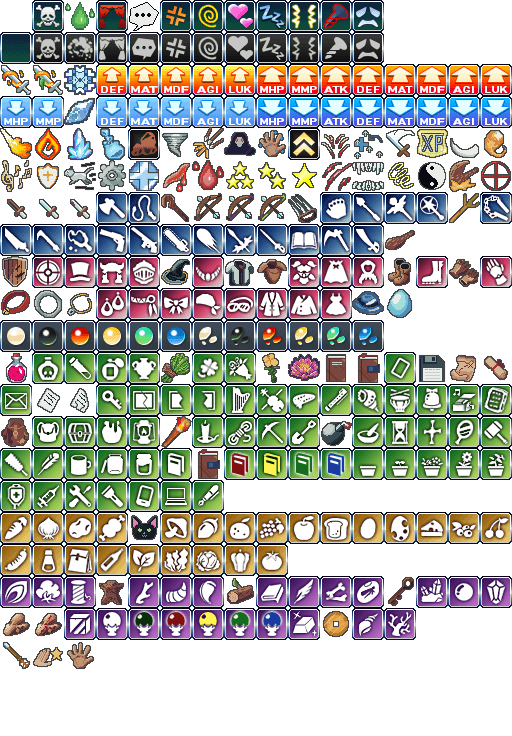
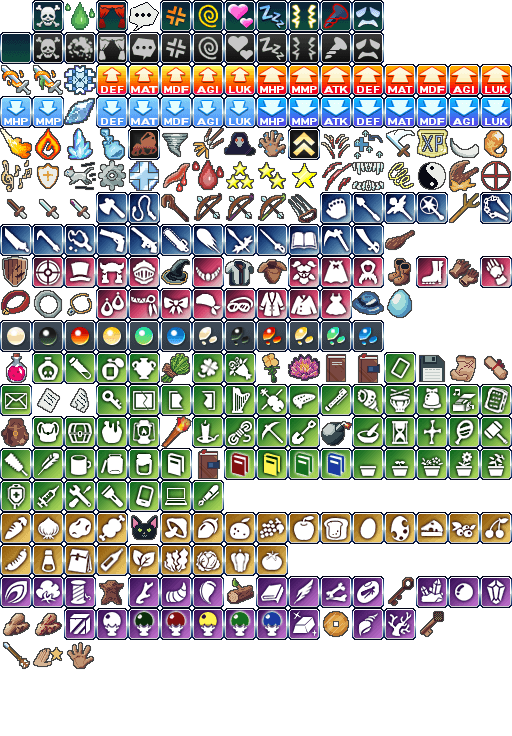
Layer changes from the first 512 x 736 image to the second:
added layer "Key" (1st of 2) above "Shield" over bbox(421, 612, 443, 636)
